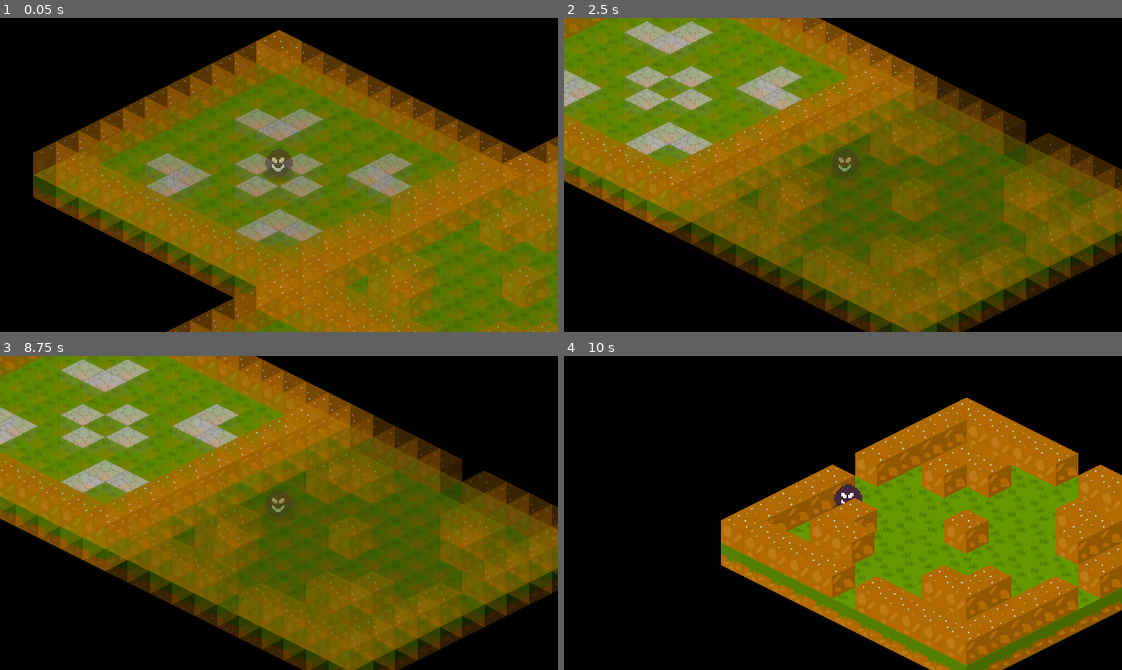
Above: before the commit, frames 1-4 (two rows, left to right).
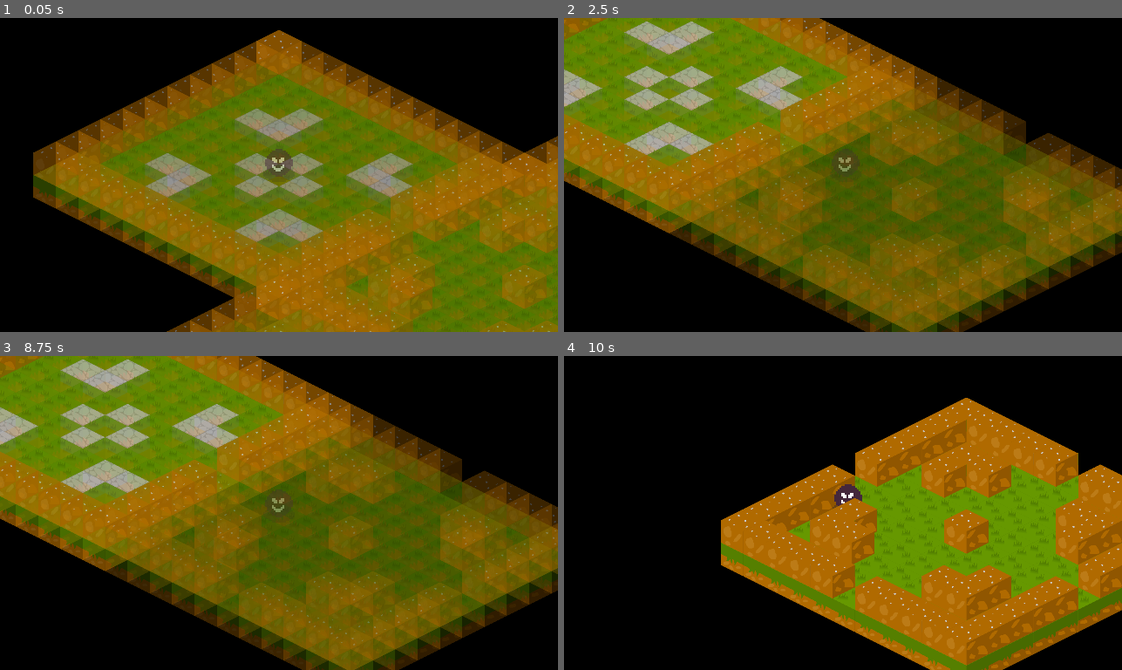
Above: after the commit, the same moments.

Repository: ColmeiaUDESC/gamejaaj6
Game: Godot game, scene res://Scenes/Jogo.tscn
Two runs of this game, one before a commit and one after it. Both use one fixed random seed, a clock stepped at 60 frames per second and the inputs below. This scene is started directly instead of the project's main scene.
Inputs:
- Up to frame 1 (0.05 s): no input
- Up to frame 2 (2.5 s): tap Enter at 0.5 s; hold Right (ui_right) 0.53-1.28 s; hold Down (ui_down) 1.28-2.03 s; hold Right (ui_right) from 2.03 s (still down)
- Up to frame 3 (8.75 s): release Right (ui_right) at 2.78 s; hold Up (ui_up) 2.78-3.53 s; hold Left (ui_left) 3.53-5.03 s; hold Down (ui_down) 5.03-5.78 s; hold Right (ui_right) 5.78-6.53 s; hold Up (ui_up) 6.53-7.28 s; hold Right (ui_right) 7.28-8.03 s; hold Down (ui_down) from 8.03 s (still down)
- Up to frame 4 (10 s): release Down (ui_down) at 8.78 s; hold Left (ui_left) 8.78-9.53 s; hold Up (ui_up) from 9.53 s (still down)

The runs differ from the first frame. In frame 1, 0.5% of the frame differs, in the area x 45-78%, y 60-100%; in frame 2, 0.2%; in frame 3, 0.2%; in frame 4, nothing differs.

Commit message:
Adicionar spawn de inimigos nas salas

Diff:
--- /dev/null
+++ b/Instanciaveis/InimigoEscalado.tscn
@@ -0,0 +1,6 @@
+[gd_scene load_steps=2 format=2]
+
+[ext_resource path="res://Instanciaveis/Inimigo.tscn" type="PackedScene" id=1]
+
+[node name="Inimigo" instance=ExtResource( 1 )]
+scale = Vector2( 5, 5 )
--- /dev/null
+++ b/ObjetosDeCenario/SpawnInimigo.tscn
@@ -0,0 +1,47 @@
+[gd_scene load_steps=5 format=2]
+
+[ext_resource path="res://ObjetosDeCenario/SpawnInimigo/SpawnInimigo.gd" type="Script" id=1]
+
+[sub_resource type="Gradient" id=2]
+offsets = PoolRealArray( 0.215385, 1 )
+colors = PoolColorArray( 0.71582, 0.71582, 0.71582, 1, 0.343022, 0.343022, 0.343022, 0 )
+
+[sub_resource type="GradientTexture" id=3]
+gradient = SubResource( 2 )
+
+[sub_resource type="ParticlesMaterial" id=1]
+emission_shape = 1
+emission_sphere_radius = 4.0
+flag_disable_z = true
+gravity = Vector3( 0, 0, 0 )
+initial_velocity = 80.0
+initial_velocity_random = 0.2
+angular_velocity = 126.09
+angular_velocity_random = 0.5
+orbit_velocity = 0.0
+orbit_velocity_random = 0.0
+linear_accel = -60.0
+scale = 3.5
+scale_random = 0.5
+color_ramp = SubResource( 3 )
+
+[node name="SpawnInimigo" type="Position2D"]
+script = ExtResource( 1 )
+
+[node name="Particles2D" type="Particles2D" parent="."]
+rotation = -1.5708
+scale = Vector2( 5, 5 )
+z_index = 3
+z_as_relative = false
+emitting = false
+amount = 30
+lifetime = 1.5
+one_shot = true
+explosiveness = 0.75
+process_material = SubResource( 1 )
+
+[node name="Delay" type="Timer" parent="."]
+wait_time = 0.25
+one_shot = true
+
+[connection signal="timeout" from="Delay" to="." method="_on_Delay_timeout"]
--- /dev/null
+++ b/ObjetosDeCenario/SpawnInimigo/SpawnInimigo.gd
@@ -0,0 +1,30 @@
+extends Position2D
+
+export(PackedScene) var cena_inimigo: PackedScene
+
+var inimigo: KinematicBody2D
+
+func spawnar() -> void:
+	if not cena_inimigo:
+		printerr("Erro: ",get_path(), " -> cena_inimigo nao foi setado")
+		return
+
+	$Delay.start()
+
+
+func resetar() -> void:
+	if inimigo:
+		inimigo.queue_free()
+
+	print(get_path(),":reseto")
+
+
+func _on_Delay_timeout():
+	if not inimigo:
+		inimigo = cena_inimigo.instance()
+		inimigo.position = position
+		call_deferred("add_child", inimigo)
+		$Particles2D.emitting = true
+	# TODO: Fazer uma animacaozinha/Spawnar uma particula quando o inimigo spawnar
+
+	print(get_path(),":spawno")
--- a/Salas/Nivel0/SalaBossNivel0.tscn
+++ b/Salas/Nivel0/SalaBossNivel0.tscn
@@ -1,8 +1,13 @@
-[gd_scene load_steps=2 format=2]
+[gd_scene load_steps=4 format=2]
 
 [ext_resource path="res://Salas/Nivel0/SalaNormalNivel0.tscn" type="PackedScene" id=1]
+[ext_resource path="res://ObjetosDeCenario/SpawnInimigo.tscn" type="PackedScene" id=2]
+[ext_resource path="res://Instanciaveis/InimigoEscalado.tscn" type="PackedScene" id=3]
 
 [node name="SalaBossNivel0" instance=ExtResource( 1 )]
 
 [node name="Chao" parent="." index="0"]
 tile_data = PoolIntArray( -327686, 0, 0, -327685, 0, 0, -327684, 0, 0, -327683, 0, 0, -327682, 0, 0, -327681, 0, 0, -39 …(1590 unchanged characters)…
+
+[node name="SpawnInimigo" parent="Componentes/Inimigos" index="0" instance=ExtResource( 2 )]
+cena_inimigo = ExtResource( 3 )
--- /dev/null
+++ b/Salas/Nivel0/SalaInimigosNivel0.tscn
@@ -0,0 +1,10 @@
+[gd_scene load_steps=4 format=2]
+
+[ext_resource path="res://Salas/Nivel0/SalaNormalNivel0.tscn" type="PackedScene" id=1]
+[ext_resource path="res://ObjetosDeCenario/SpawnInimigo.tscn" type="PackedScene" id=2]
+[ext_resource path="res://Instanciaveis/InimigoEscalado.tscn" type="PackedScene" id=3]
+
+[node name="SalaInimigosNivel0" instance=ExtResource( 1 )]
+
+[node name="SpawnInimigo5" parent="Componentes/Inimigos" index="0" instance=ExtResource( 2 )]
+cena_inimigo = ExtResource( 3 )
--- a/Salas/Sala.gd
+++ b/Salas/Sala.gd
@@ -6,11 +6,15 @@
 var posicao_na_matriz = Vector2.ZERO
 var dir_salas_vizinhas: Array = []
 var portas := []
+var spawn_inimigos := []
+var _cont_inimigos_ativos := 0
+var _completo := false
 
 signal entrou
 signal saiu
+signal completo
 
-func _ready():
+func _ready() -> void:
 	if $Componentes/Portas.get_child_count() != 4:
 		printerr("Erro: Ha um numero incorreto de portas presentes na sala. A sala deve possuir 4 portas")
 
@@ -21,35 +25,39 @@
 			portas.append(porta)
 			var _erro = porta.connect("body_entered", self, "_ao_corpo_encostar_porta", [porta.direcao])
 
-	call_deferred("esconder")
+	for spawn_inimigo in $Componentes/Inimigos.get_children():
+		spawn_inimigos.append(spawn_inimigo)
+
+	if spawn_inimigos.size() == 0:
+		_completo = true
+
+	call_deferred("_esconder")
+	call_deferred("_abrir_portas")
 #	print(get_path(), ":ready pronto")
 
+
 func ao_entrar() -> void:
-	mostrar()
+	_mostrar()
+	if not _completo:
+		_fechar_portas()
+		_spawnar_inimigos()
+
 	emit_signal("entrou")
+	print(get_path(), ":entro")
 
 
 func ao_sair() -> void:
-	esconder()
+	_esconder()
+	_abrir_portas()
+	_resetar_inimigos()
 	emit_signal("saiu")
+	print(get_path(), ":saiu")
 
 
-func abrir_portas() -> void:
-	for porta in portas:
-		porta.abrir()
-
-
-func fechar_portas() -> void:
-	for porta in portas:
-		porta.fechar()
-
-
-func mostrar() -> void:
-	$Animacoes.play("aparecendo")
-
-
-func esconder() -> void:
-	$Animacoes.play("sumindo")
+func ao_completar() -> void:
+	_abrir_portas()
+	emit_signal("completo")
+	print(get_path(), ":completo")
 
 
 func mudar_sala(dir: Vector2) -> void:
@@ -82,6 +90,43 @@
 	return position
 
 
+func _abrir_portas() -> void:
+	for porta in portas:
+		porta.abrir()
+
+
+func _fechar_portas() -> void:
+	for porta in portas:
+		porta.fechar()
+
+
+func _mostrar() -> void:
+	$Animacoes.play("aparecendo")
+
+
+func _esconder() -> void:
+	$Animacoes.play("sumindo")
+
+
+func _spawnar_inimigos() -> void:
+	for spawn_inimigo in spawn_inimigos:
+		spawn_inimigo.spawnar()
+		_cont_inimigos_ativos+=1
+
+
+func _resetar_inimigos() -> void:
+	for spawn_inimigo in spawn_inimigos:
+		spawn_inimigo.resetar()
+
+	_cont_inimigos_ativos = 0
+
+
 func _ao_corpo_encostar_porta(corpo: Node2D, dir_porta: Vector2) -> void:
 	if corpo.is_in_group("jogador"):
 		mudar_sala(dir_porta)
+
+
+func _ao_inimigo_neutralizado() -> void:
+	_cont_inimigos_ativos -= 1
+	if _cont_inimigos_ativos <= 0:
+		ao_completar()
--- a/Salas/SalaBase.tscn
+++ b/Salas/SalaBase.tscn
@@ -74,22 +74,40 @@
 }
 
 [node name="Componentes" type="YSort" parent="."]
+__meta__ = {
+"_edit_lock_": true
+}
 
 [node name="Paredes" type="YSort" parent="Componentes"]
+__meta__ = {
+"_edit_lock_": true
+}
 
 [node name="Portas" type="YSort" parent="Componentes"]
+__meta__ = {
+"_edit_lock_": true
+}
 
 [node name="Objetos" type="YSort" parent="Componentes"]
+__meta__ = {
+"_edit_lock_": true
+}
 
 [node name="Jogador" type="YSort" parent="Componentes"]
+__meta__ = {
+"_edit_lock_": true
+}
 
 [node name="Inimigos" type="YSort" parent="Componentes"]
+__meta__ = {
+"_edit_lock_": true
+}
 
 [node name="Projeteis" type="YSort" parent="Componentes"]
+__meta__ = {
+"_edit_lock_": true
+}
 
 [node name="Animacoes" type="AnimationPlayer" parent="."]
 anims/aparecendo = SubResource( 1 )
 anims/sumindo = SubResource( 2 )
-
-[connection signal="entrou" from="." to="." method="abrir_portas"]
-[connection signal="saiu" from="." to="." method="fechar_portas"]
--- a/Scenes/Jogo.gd
+++ b/Scenes/Jogo.gd
@@ -8,7 +8,11 @@
 	_iniciar_jogo()
 
 
-func mudar_de_sala(nova_sala: Node2D, direcao_porta: Vector2 = Vector2.ZERO):
+func mudar_de_sala(nova_sala: Node2D, direcao_porta: Vector2 = Vector2.ZERO) -> void:
+	if not $DelayMudarSala.is_stopped():
+		return
+	$DelayMudarSala.start()
+
 	if sala_atual:
 		sala_atual.ao_sair()
 
--- a/Scenes/Jogo.tscn
+++ b/Scenes/Jogo.tscn
@@ -7,6 +7,7 @@
 [ext_resource path="res://Salas/Nivel0/SalaNormalNivel0.tscn" type="PackedScene" id=5]
 [ext_resource path="res://Salas/Nivel0/SalaComParedeNivel0.tscn" type="PackedScene" id=6]
 [ext_resource path="res://Salas/Nivel0/SalaInicialNivel0.tscn" type="PackedScene" id=7]
+[ext_resource path="res://Salas/Nivel0/SalaInimigosNivel0.tscn" type="PackedScene" id=8]
 
 [node name="Jogo" type="Node2D"]
 script = ExtResource( 3 )
@@ -14,7 +15,7 @@
 [node name="GeradorDeMapas" parent="." instance=ExtResource( 1 )]
 cena_sala_inicial = ExtResource( 7 )
 cena_salas_do_boss = [ ExtResource( 4 ) ]
-cenas_salas = [ ExtResource( 5 ), ExtResource( 6 ) ]
+cenas_salas = [ ExtResource( 5 ), ExtResource( 6 ), ExtResource( 8 ) ]
 
 [node name="Jogador" parent="." instance=ExtResource( 2 )]
 scale = Vector2( 5, 5 )
@@ -22,4 +23,8 @@
 [node name="Camera2D" parent="Jogador" index="2"]
 zoom = Vector2( 5, 5 )
 
+[node name="DelayMudarSala" type="Timer" parent="."]
+wait_time = 0.5
+one_shot = true
+
 [editable path="Jogador"]
Not shown: 1 places in Scenes/Jogo.tscn that only renumber resources
